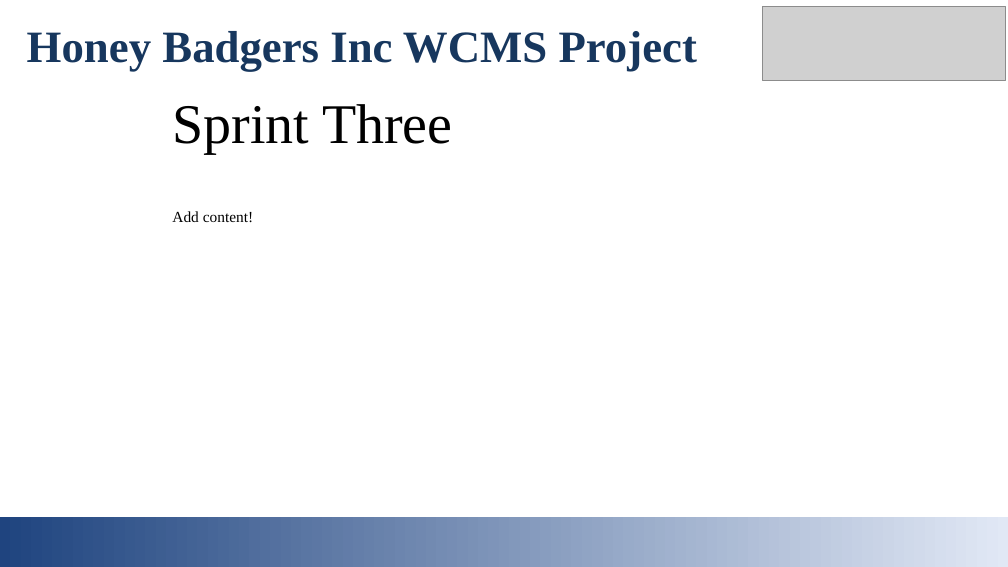
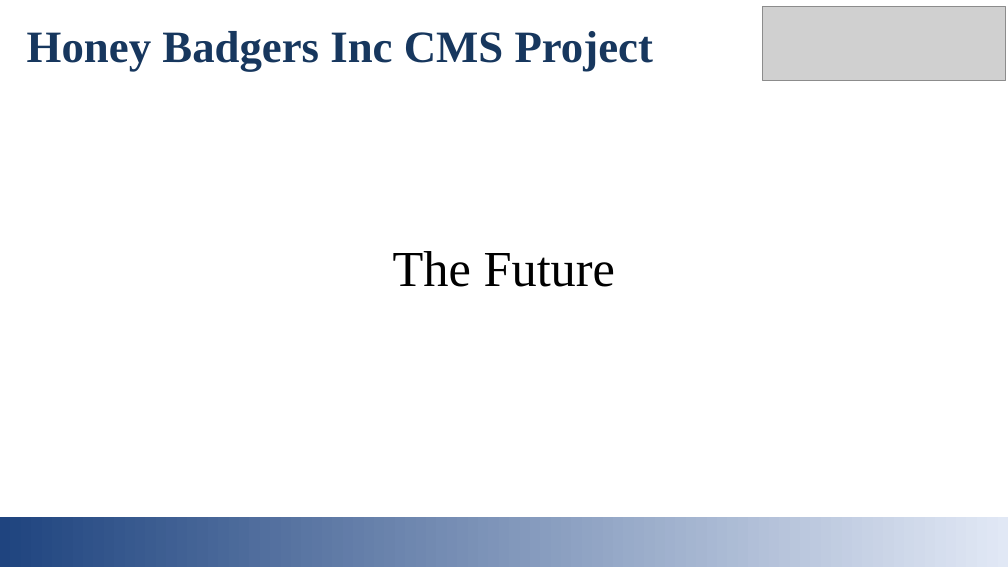
Before and after one commit to jcriquet/FantomCMS, a slide deck: slide 6 of doc/Initial_Presentation.pptx (slide 5 before the commit). Drawn at 1008x567 pixels with LibreOffice and Linux fonts; fonts in the diff are those of the drawing; grey boxes stand for pictures. Boxes give left, top, right and bottom in pixels: in the first picture for what was removed or moved away, otherwise in the second. Text is boxed around its words. In the diff, an @@ line names an element or a change of style, - is before the commit and + after.

Commit message:
Added Sprint 1 Plan and final version of Initial Presentation. Removed the odt file.

```diff
--- a/doc/Initial_Presentation.pptx
+++ b/doc/Initial_Presentation.pptx
@@ text at (27,31,653,71): text changed @@
-Honey Badgers Inc WCMS Project
+Honey Badgers Inc CMS Project
@@ text removed at (172,104,452,153) @@
-Sprint Three
@@ text removed at (172,211,254,223) @@
-Add content!
@@ text added at (393,251,615,287), 36 pt, text #000000 @@
+The Future
```
Also in this commit, not shown: 5 other slides changed, 1 slide added, 2 other files.
